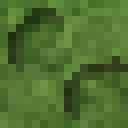
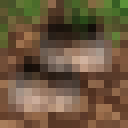
Layered file, before and after one edit (128px x 128px). Changes by layer:
added layer "Calque #5" (luminosity) above "Calque #4" over [32, 8, 112, 96]
added layer "Calque #4" (luminosity) above "castle" over [8, 48, 88, 120]
hid "trail-grass" over [0, 0, 128, 128]
added layer "trail-side" in group "minetest-trail" over [0, 0, 128, 128]
hid "Calque #2" over [8, 8, 128, 120]
added layer "Copie de default_dirt.png" in group "minetest-ori" over [0, 0, 128, 128]
hid "default_grass.png #1" over [0, 0, 128, 128]
showed "default_grass_side.png", moved it above "crack_anylength.png" over [0, 0, 128, 64]
showed "default_dirt.png" over [0, 0, 128, 128]
